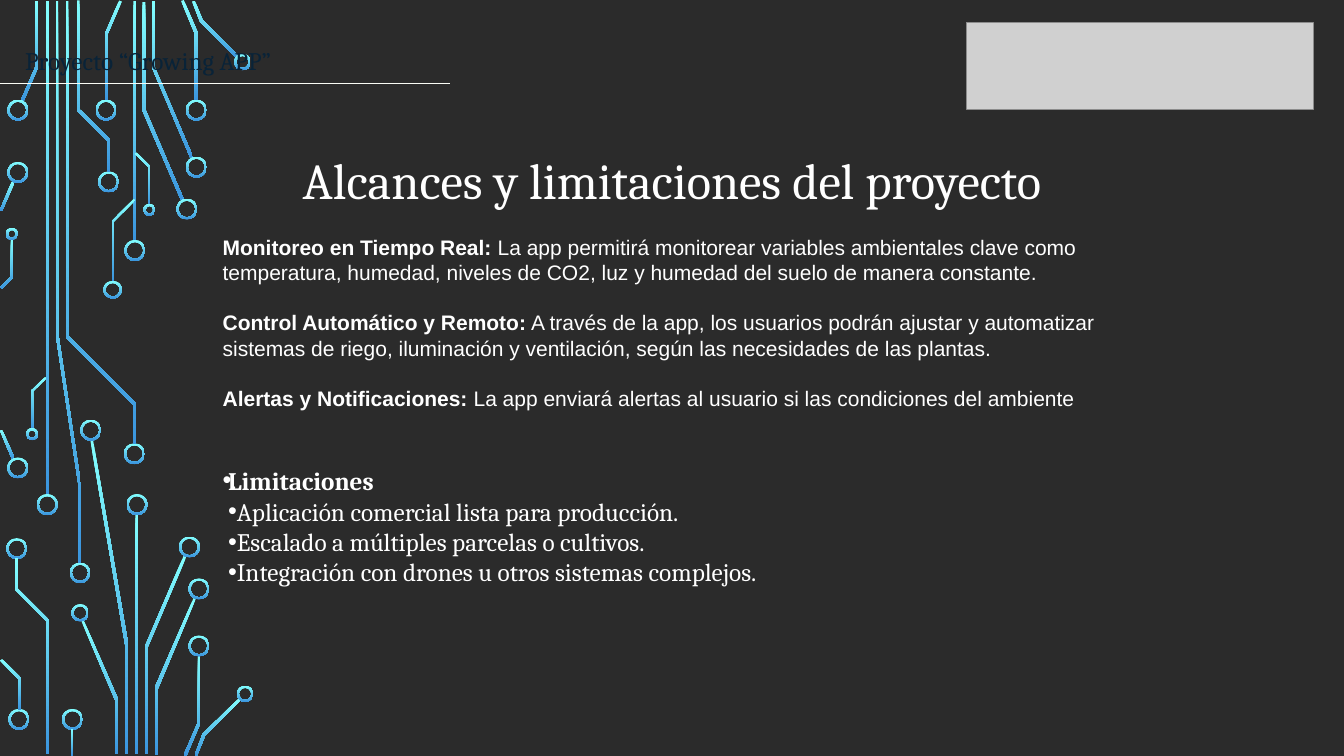
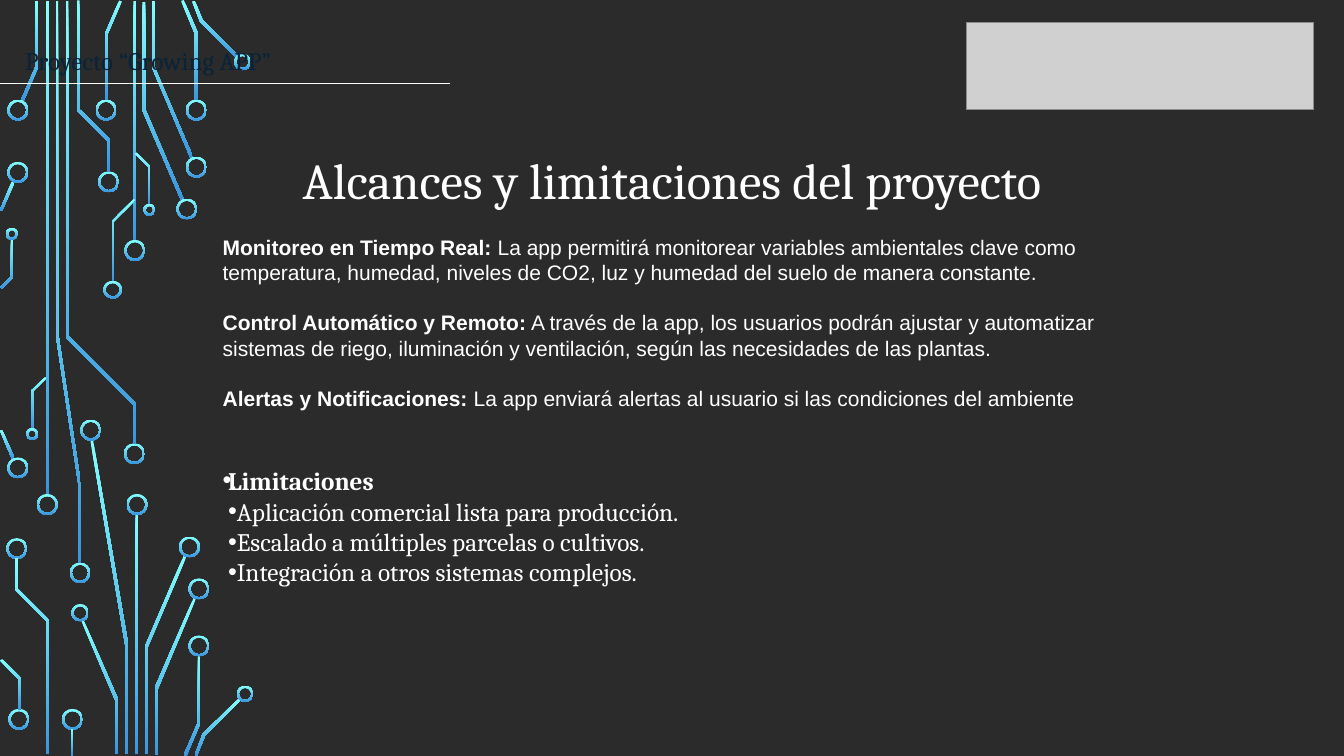
Before and after one commit to DiegoFarias19/GrowingAPP, a slide deck: slide 5 of Entrega Grupal/Presentacion EA1.pptx. Drawn at 1344x756 pixels with LibreOffice and Linux fonts; fonts in the diff are those of the drawing; grey boxes stand for pictures; background and template pictures are left out; a plain dark background stands for a picture behind light text. Boxes give left, top, right and bottom in pixels: in the first picture for what was removed or moved away, otherwise in the second. Text is boxed around its words. In the diff, an @@ line names an element or a change of style, - is before the commit and + after.

```diff
--- a/Entrega Grupal/Presentacion EA1.pptx
+++ b/Entrega Grupal/Presentacion EA1.pptx
@@ text at [237,563,637,587]: text changed @@
-• Integración con drones u otros sistemas complejos.
+• Integración a otros sistemas complejos.
```
Also in this commit, not shown: 6 other slides changed, 2 other files.
